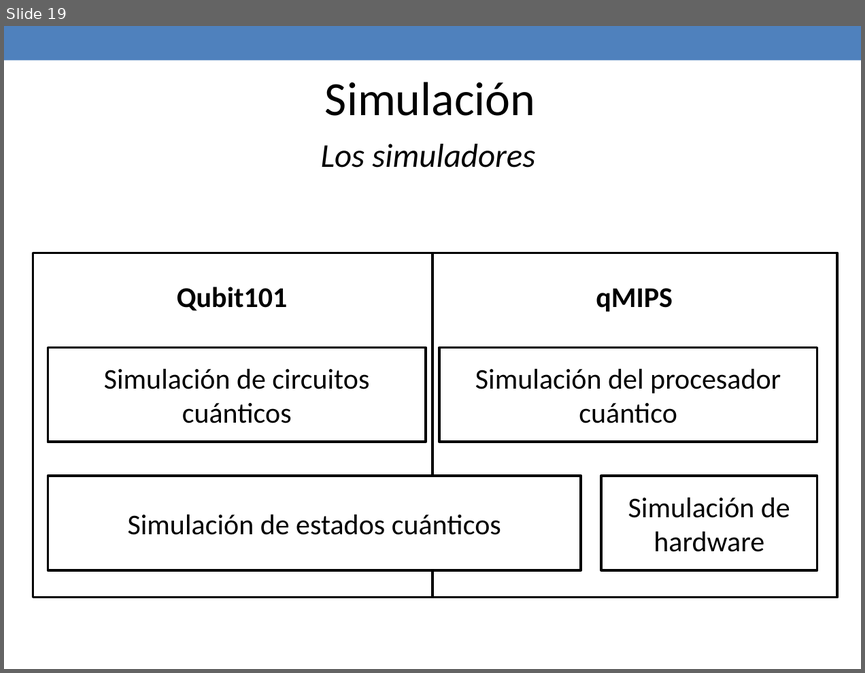
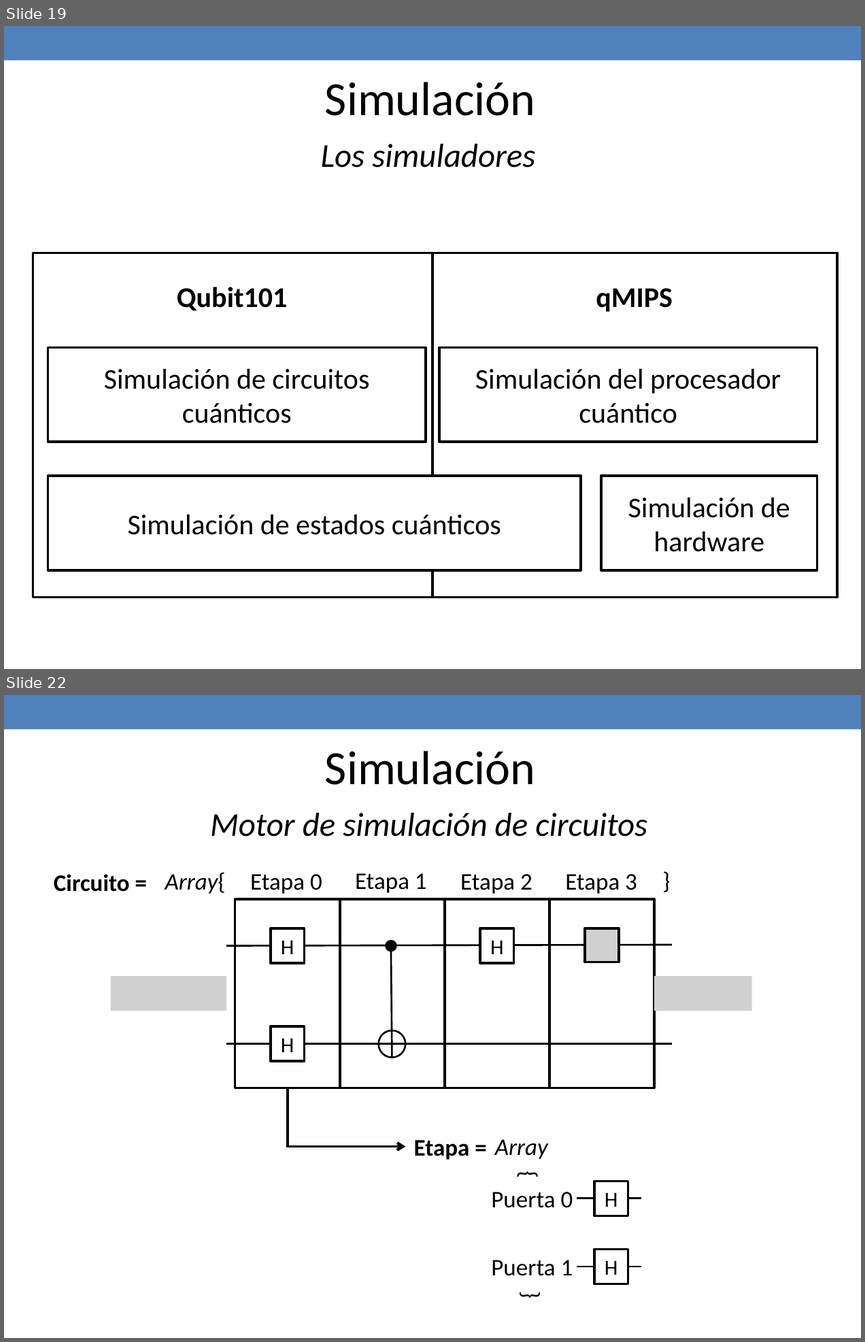
Before and after one commit to jaimecp89/qMIPS101, a slide deck: qMIPS/doc/Presentacion PFC.pptx. Shown one above the other, each under a label of ours: slide 19 before the commit, slides 19 and 22 after it; the slides between them are not shown. The pictures are 865x673 and 865x1342 pixels, drawn with LibreOffice and Linux fonts; fonts in the diff are those of the drawing; grey boxes stand for pictures. Boxes give left, top, right and bottom in pixels: in the first picture for what was removed or moved away, otherwise in the second. Text is boxed around its words. In the diff, an @@ line names an element or a change of style, - is before the commit and + after.

```diff
--- a/qMIPS/doc/Presentacion PFC.pptx
+++ b/qMIPS/doc/Presentacion PFC.pptx
@@ slide 22 added at (4, 695, 861, 1338), background #FFFFFF; not listed: 1 template element that a slide beside it also shows @@
@@ text added at (325, 751, 535, 785), 40 pt, text #000000 @@
+Simulación
@@ text added at (210, 813, 647, 836), 28 pt, text #000000, italic @@
+Motor de simulación de circuitos
@@ text added at (54, 874, 130, 892), 20 pt, text #000000, bold @@
+Circuito =
@@ text added at (165, 872, 226, 894), 20 pt, text #000000, italic @@
+Array{
@@ text added at (250, 874, 322, 894), 20 pt, text #000000 @@
+Etapa 0
@@ text added at (355, 873, 427, 893), 20 pt, text #000000 @@
+Etapa 1
@@ text added at (460, 874, 532, 894), 20 pt, text #000000 @@
+Etapa 2
@@ text added at (565, 874, 637, 894), 20 pt, text #000000 @@
+Etapa 3
@@ text added at (654, 861, 679, 899), 20 pt, text #000000 @@
+}
@@ rectangle added at (235, 899, 340, 1087), outline #000000 2.08 pt @@
@@ rectangle added at (340, 899, 445, 1087), outline #000000 2.08 pt @@
@@ rectangle added at (445, 899, 549, 1087), outline #000000 2.08 pt @@
@@ rectangle added at (549, 899, 653, 1087), outline #000000 2.08 pt @@
@@ rectangle added at (271, 928, 304, 963), fill #FFFFFF, outline #000000 2.08 pt, 18 pt, text #000000 @@
+H
@@ rectangle added at (481, 928, 514, 963), fill #FFFFFF, outline #000000 2.08 pt, 18 pt, text #000000 @@
+H
@@ picture added at (585, 928, 618, 962) @@
@@ line added from (227, 946) to (672, 945), #000000 1.5 pt @@
@@ ellipse added at (386, 941, 396, 951), fill #000000, outline #000000 1.5 pt @@
@@ line added from (392, 950) to (392, 1057), #000000 1.5 pt @@
@@ picture added at (110, 976, 226, 1011) @@
@@ picture added at (654, 976, 752, 1011) @@
@@ rectangle added at (271, 1027, 304, 1062), fill #FFFFFF, outline #000000 2.08 pt, 18 pt, text #000000 @@
+H
@@ ellipse added at (379, 1030, 405, 1057), outline #000000 1.5 pt @@
@@ line added from (227, 1044) to (672, 1044), #000000 1.5 pt @@
@@ elbow arrow added from (288, 1087) to (406, 1147), #000000 2.25 pt @@
@@ group added at (414, 1139, 641, 1300): 6 texts, 2 lines, 2 rectangles @@
+Etapa =
+H
+H
+Puerta 0
+Puerta 1
+Array
+{
+}
```
Also in this commit, not shown: 1 slide changed, 4 other slides added, 1 other file.
